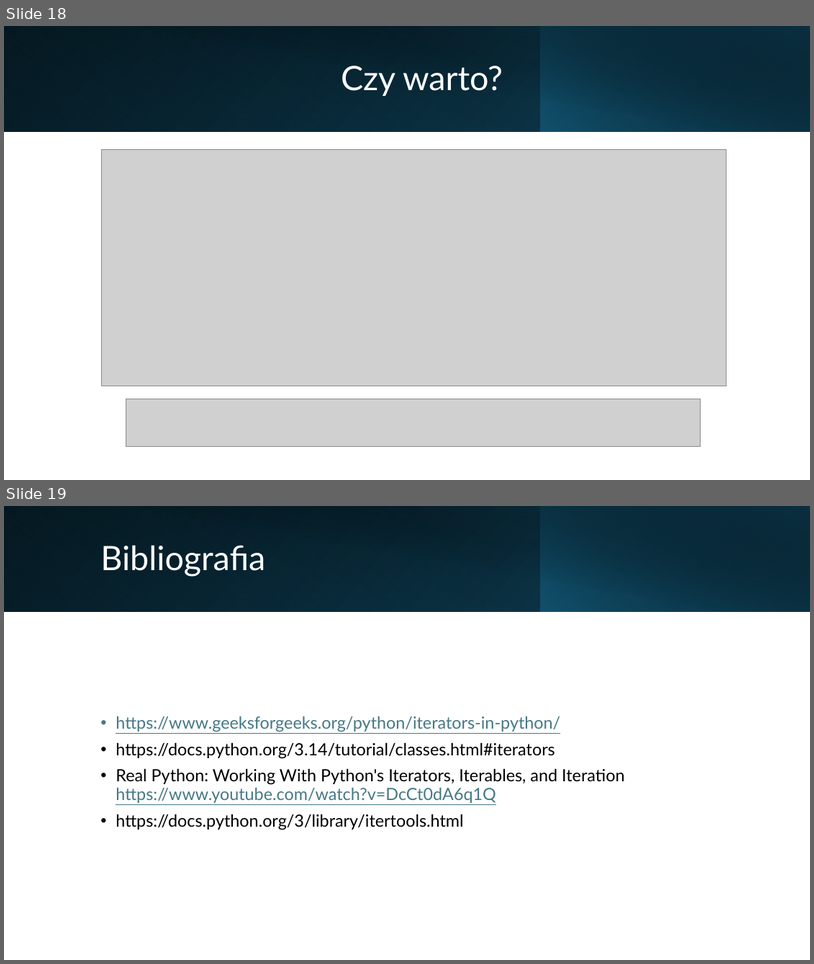
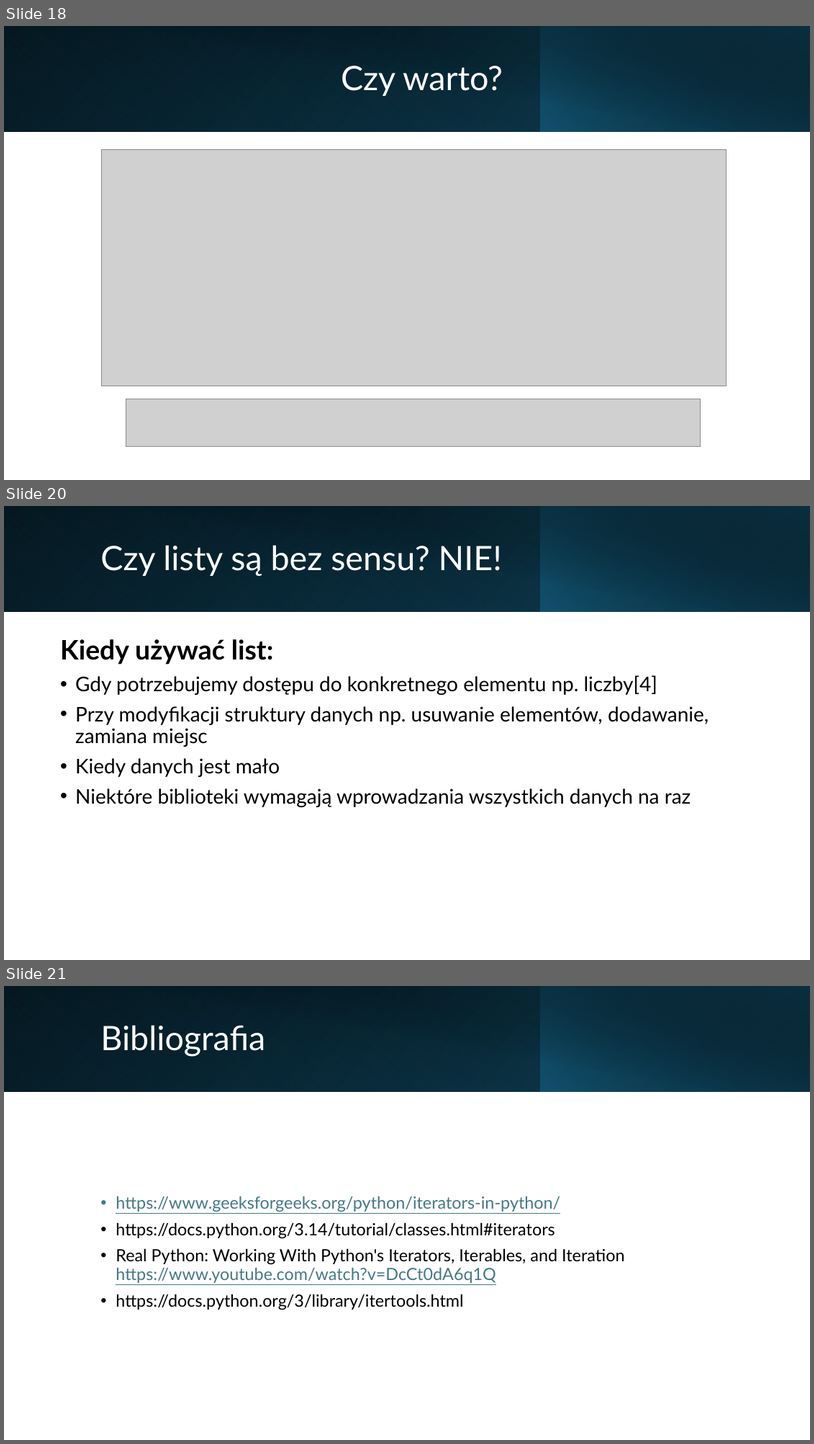
Before and after one commit to Macuseq/Generatory-i-iteratory-JPWP, a slide deck: Generatory i Iteratory.pptx. Shown one above the other, each under a label of ours: slides 18 and 19 before the commit, slides 18, 20 and 21 after it; the slides between them are not shown. The pictures are 814x964 and 814x1444 pixels, drawn with LibreOffice and Linux fonts; fonts in the diff are those of the drawing; grey boxes stand for pictures. Boxes give left, top, right and bottom in pixels: in the first picture for what was removed or moved away, otherwise in the second. Text is boxed around its words. In the diff, an @@ line names an element or a change of style, - is before the commit and + after.

```diff
--- a/Generatory i Iteratory.pptx
+++ b/Generatory i Iteratory.pptx
@@ slide 20 added at [4,506,810,960], background #FFFFFF @@
@@ rectangle added at [4,506,810,611], fill gradient #000000 to #104862 @@
@@ rectangle added at [4,506,541,611], fill gradient #156082 to #0B3041 @@
@@ rectangle added at [34,506,810,612], fill gradient #000000 to #0B3041 @@
@@ rectangle added at [540,506,810,611], fill gradient #156082 to #000000 @@
@@ title added at [100,545,502,576], 40 pt, text #FFFFFF @@
+Czy listy są bez sensu? NIE!
@@ text added at [60,639,709,807], 24 pt, text #000000 @@
+Kiedy używać list:
+• Gdy potrzebujemy dostępu do konkretnego elementu np. liczby[4]
+• Przy modyfikacji struktury danych np. usuwanie elementów, dodawanie, zamiana miejsc
+• Kiedy danych jest mało
+• Niektóre biblioteki wymagają wprowadzania wszystkich danych na raz
@@ what was slide 19 is now slide 21 @@
```
Also in this commit, not shown: 1 other slide added.
